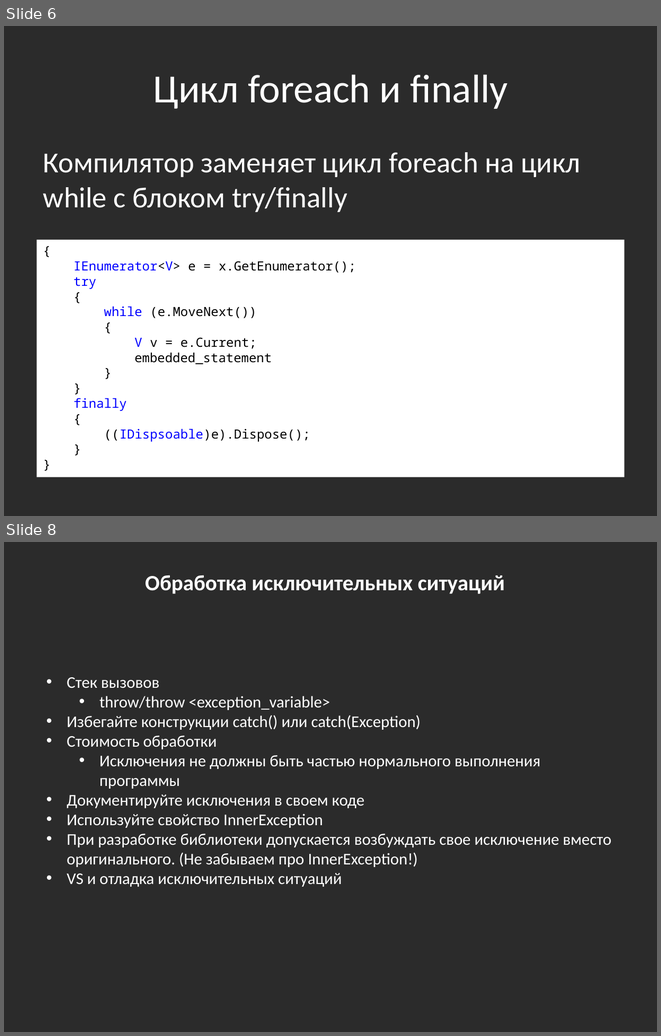
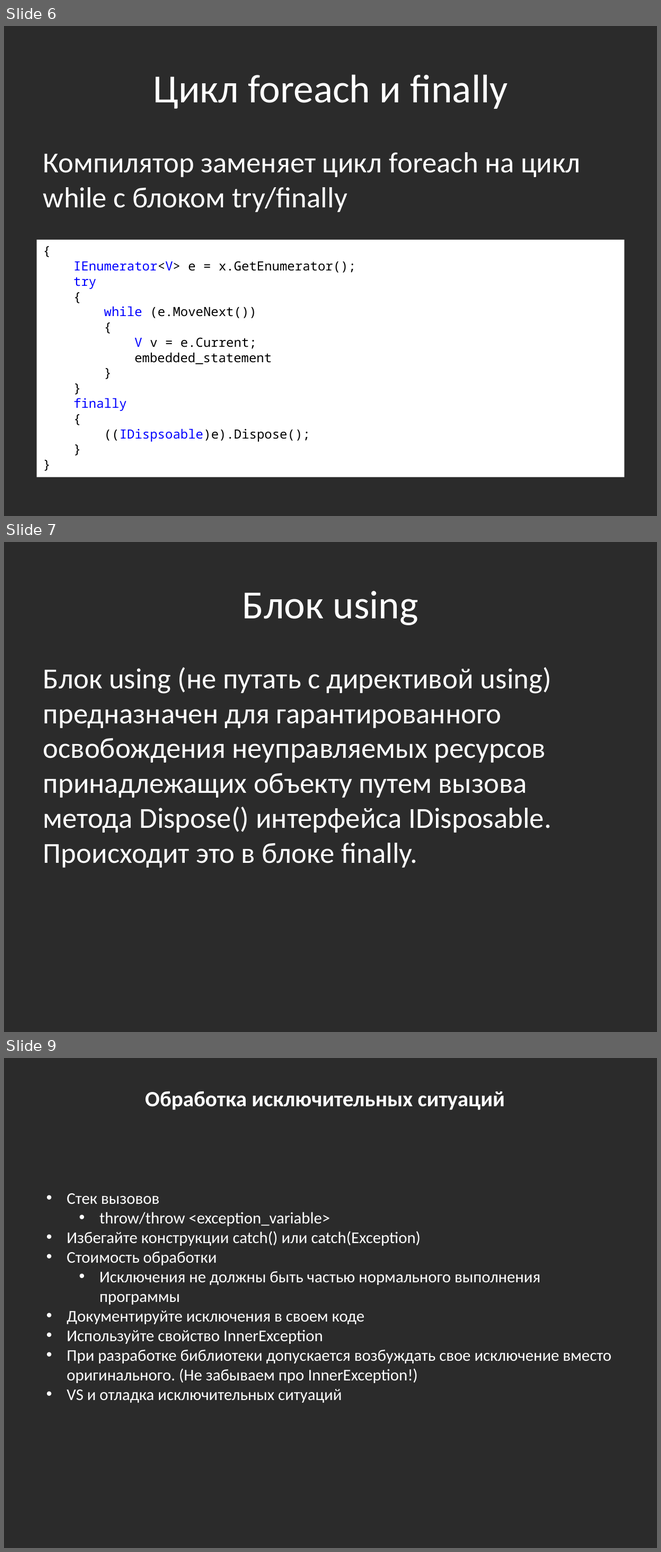
Before and after one commit to bazile/Training, a slide deck: Presentation/lesson-04-exceptions.pptx. Shown one above the other, each under a label of ours: slides 6 and 8 before the commit, slides 6, 7 and 9 after it; the slides between them are not shown. The pictures are 661x1036 and 661x1552 pixels, drawn with LibreOffice and Linux fonts; fonts in the diff are those of the drawing; background and template pictures are left out; a plain dark background stands for a picture behind light text. Boxes give left, top, right and bottom in pixels: in the first picture for what was removed or moved away, otherwise in the second. Text is boxed around its words. In the diff, an @@ line names an element or a change of style, - is before the commit and + after.

```diff
--- a/Presentation/lesson-04-exceptions.pptx
+++ b/Presentation/lesson-04-exceptions.pptx
@@ slide 7 added at <box>4,542,657,1032</box>, background picture (left out) @@
@@ title added at <box>242,591,418,625</box>, 44 pt, text #FFFFFF @@
+Блок using
@@ text added at <box>43,667,551,867</box>, 32 pt, text #FFFFFF @@
+Блок using (не путать с директивой using) предназначен для гарантированного освобождения неуправляемых ресурсов принадлежащих объекту путем вызова метода Dispose() интерфейса IDisposable. Происходит это в блоке finally.
@@ what was slide 8 is now slide 9 @@
```
Also in this commit, not shown: 2 other files.
